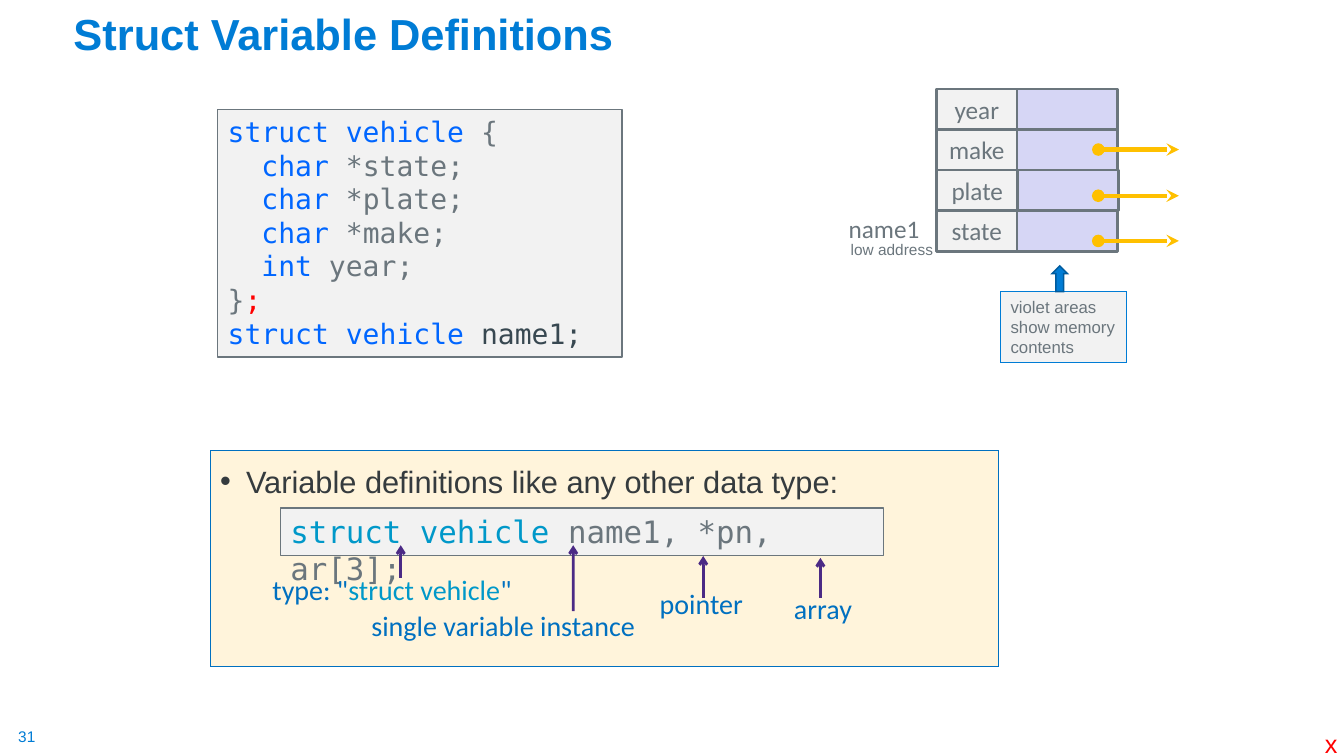
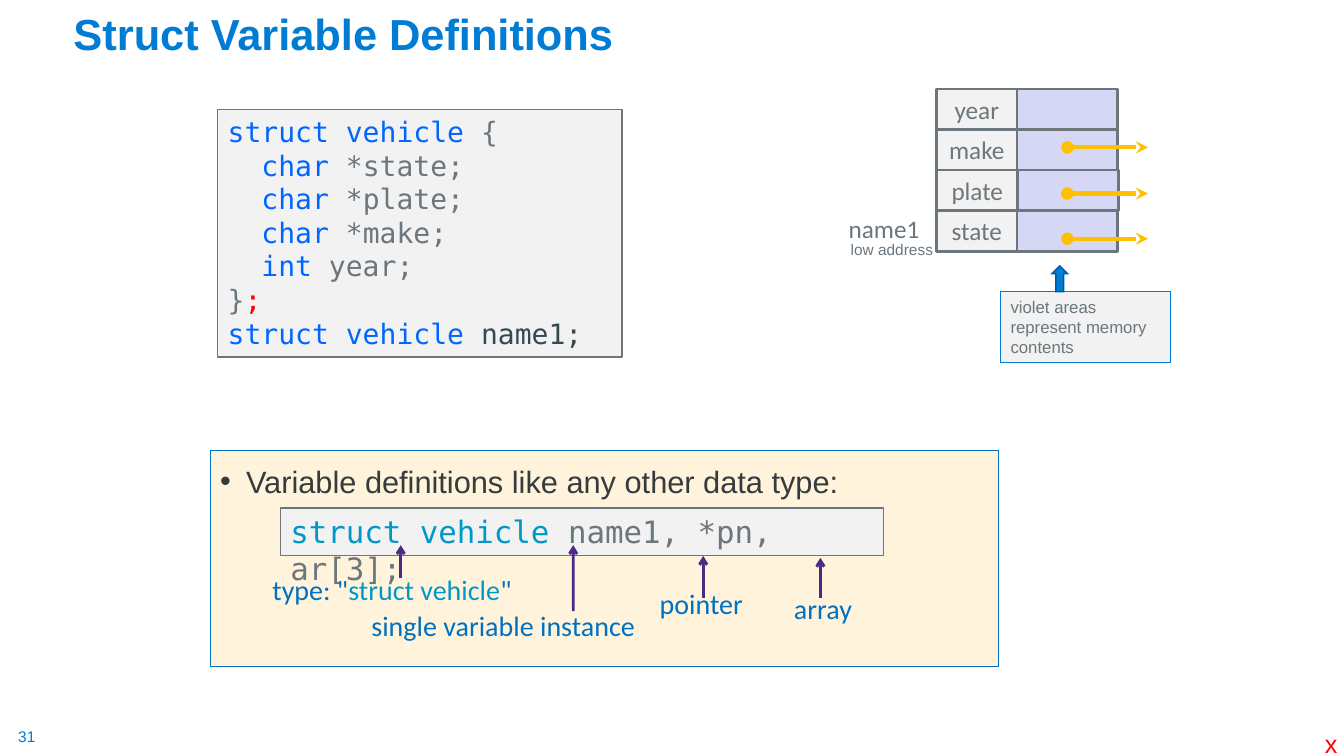
Before and after one commit to cse30-sp24/Muller-Slides, a slide deck: slide 31 of Lecture-8.pptx. Drawn at 1344x756 pixels with LibreOffice and Linux fonts; fonts in the diff are those of the drawing. Boxes give left, top, right and bottom in pixels: in the first picture for what was removed or moved away, otherwise in the second. Text is boxed around its words. In the diff, an @@ line names an element or a change of style, - is before the commit and + after.

```diff
--- a/Lecture-8.pptx
+++ b/Lecture-8.pptx
@@ 3 double arrows: place and size @@
-3 double arrows at (1099,149,1180,241)
+3 double arrows at (1068,147,1148,239)
@@ rectangle "violet areas represent memory contents": place and size @@
-rectangle "violet areas represent memory contents" at (1001,291,1127,363)
+rectangle "violet areas represent memory contents" at (1001,291,1172,363)
@@ text in rectangle at (1011,301,1147,353): text changed @@
-violet areas show memory contents
+violet areas represent memory contents
```
Also in this commit, not shown: 17 other slides changed, 1 other file.
